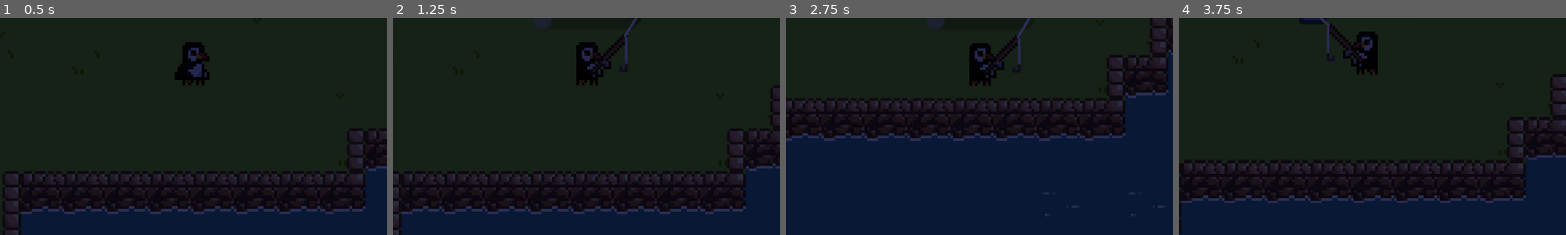
Above: before the commit, frames 1-4 (left to right).
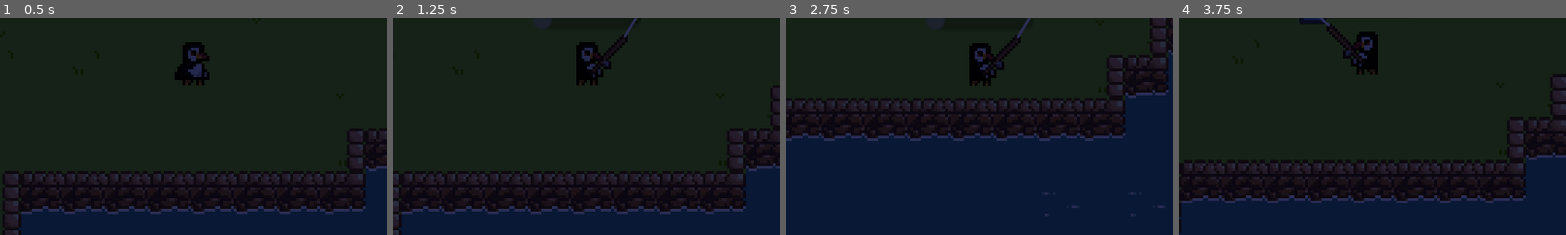
Above: after the commit, the same moments.

Repository: Dwelf/puffin-fisher
Game: Godot game, scene res://test.tscn
The game is run twice, just before and just after one commit, with the same random seed, the same clock (stepped at 60 frames per second) and the same inputs. The engine's default icon, where the game draws it, is replaced by a stand-in: a white triangle on a blue panel in a dark square.
Inputs (mouse positions are % of the whole screen's width and height, from its top left):
- Up to frame 1 (0.5 s): no input
- Up to frame 2 (1.25 s): tap Enter at 0.5 s; move the mouse to (72, 45) at 0.52 s; hold D (right) from 0.53 s (still down); click (72, 45) at 0.6 s
- Up to frame 3 (2.75 s): move the mouse to (30, 55) at 1.27 s; release D (right) at 1.28 s; hold S (down) 1.28-2.03 s; click (30, 55) at 1.35 s; move the mouse to (60, 28) at 2.02 s; hold D (right) from 2.03 s (still down); click (60, 28) at 2.1 s
- Up to frame 4 (3.75 s): move the mouse to (45, 70) at 2.77 s; release D (right) at 2.78 s; hold W (up) 2.78-3.53 s; click (45, 70) at 2.85 s; move the mouse to (80, 65) at 3.52 s; hold A (left) from 3.53 s (still down); click (80, 65) at 3.6 s
The pictures show only the part of the screen within x 25-75%, y 35-84%; the shares and areas given below are measured in that part.

Frame 1 is identical in both runs. In frame 2, less than 0.1% of the frame differs, in the area x 59-61%, y 8-21%; in frame 3, less than 0.1%, in the area x 59-61%, y 8-22%; in frame 4, less than 0.1%.

Commit message:
Added fishing pole with no line drawn

Diff:
--- a/Scenes/player.tscn
+++ b/Scenes/player.tscn
@@ -2,8 +2,8 @@
 
 [ext_resource type="Script" path="res://Scripts/player.gd" id="1_1o5iq"]
 [ext_resource type="Texture2D" uid="uid://dys87gulg1rjp" path="res://Assets/main_char.png" id="1_gv5sn"]
-[ext_resource type="Texture2D" uid="uid://dwaqd37nssh5k" path="res://Assets/fishing_pole.png" id="3_iot0v"]
-[ext_resource type="PackedScene" uid="uid://bftrx3cuhulnl" path="res://Scenes/fishingUI.tscn" id="3_kafbe"]
+[ext_resource type="Texture2D" uid="uid://cdcpfgm42gkat" path="res://Assets/fishing_pole_no_line.png" id="3_arbx7"]
+[ext_resource type="PackedScene" path="res://Scenes/fishingUI.tscn" id="3_kafbe"]
 
 [sub_resource type="Animation" id="Animation_bioic"]
 resource_name = "Idle"
@@ -121,18 +121,18 @@
 [node name="AnimatedSprite2D" type="AnimatedSprite2D" parent="."]
 position = Vector2(0, -8)
 sprite_frames = SubResource("SpriteFrames_e7lrk")
-animation = &"Fishing"
+animation = &"Casting"
 
 [node name="CastingPole" type="Sprite2D" parent="AnimatedSprite2D"]
 visible = false
 position = Vector2(-14, -7)
 scale = Vector2(-1, 1)
-texture = ExtResource("3_iot0v")
+texture = ExtResource("3_arbx7")
 
 [node name="FishingPole" type="Sprite2D" parent="AnimatedSprite2D"]
 visible = false
 position = Vector2(9, -4)
-texture = ExtResource("3_iot0v")
+texture = ExtResource("3_arbx7")
 
 [node name="FishingLine" type="Line2D" parent="AnimatedSprite2D/FishingPole"]
 position = Vector2(-9, 12)
--- a/Scenes/still_water.tscn
+++ b/Scenes/still_water.tscn
@@ -17,14 +17,6 @@
 "speed": 5.0
 }]
 
-[sub_resource type="RectangleShape2D" id="RectangleShape2D_pkh5p"]
-size = Vector2(16, 16)
-
 [node name="Still Water" type="AnimatedSprite2D"]
 sprite_frames = SubResource("SpriteFrames_raq4p")
 autoplay = "default"
-
-[node name="StillWater" type="Area2D" parent="."]
-
-[node name="CollisionShape2D" type="CollisionShape2D" parent="StillWater"]
-shape = SubResource("RectangleShape2D_pkh5p")
--- a/Scenes/water.tscn
+++ b/Scenes/water.tscn
@@ -38,14 +38,6 @@
 "speed": 5.0
 }]
 
-[sub_resource type="RectangleShape2D" id="RectangleShape2D_6fabh"]
-size = Vector2(16, 16)
-
 [node name="AnimatedSprite2D" type="AnimatedSprite2D"]
 sprite_frames = SubResource("SpriteFrames_nxdwr")
 autoplay = "default"
-
-[node name="Water" type="Area2D" parent="."]
-
-[node name="CollisionShape2D" type="CollisionShape2D" parent="Water"]
-shape = SubResource("RectangleShape2D_6fabh")
Not shown: 1 places in Assets/daynightcycle-gradient-texture.tres that only renumber resources
Binary file added: Assets/fishing_pole_no_line.png
Not shown, added: Assets/fishing_pole_no_line.png.import
Not shown: 1 places in Scenes/still_water.tscn that only renumber resources
Not shown: 1 places in Scenes/water.tscn that only renumber resources
Not shown: 1 places in test.tscn that only renumber resources
